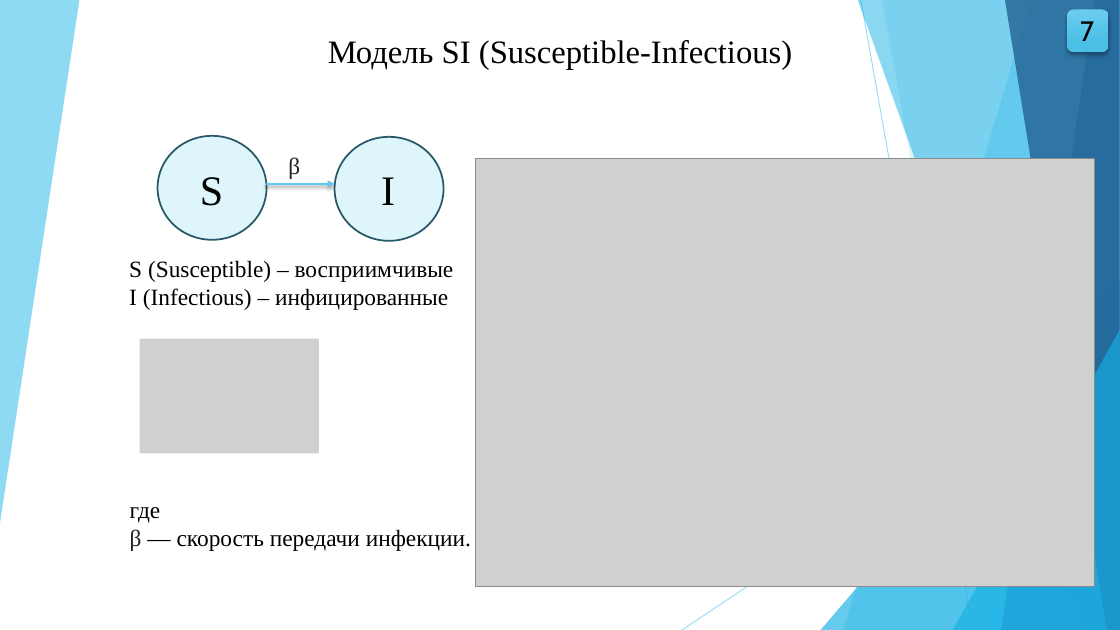
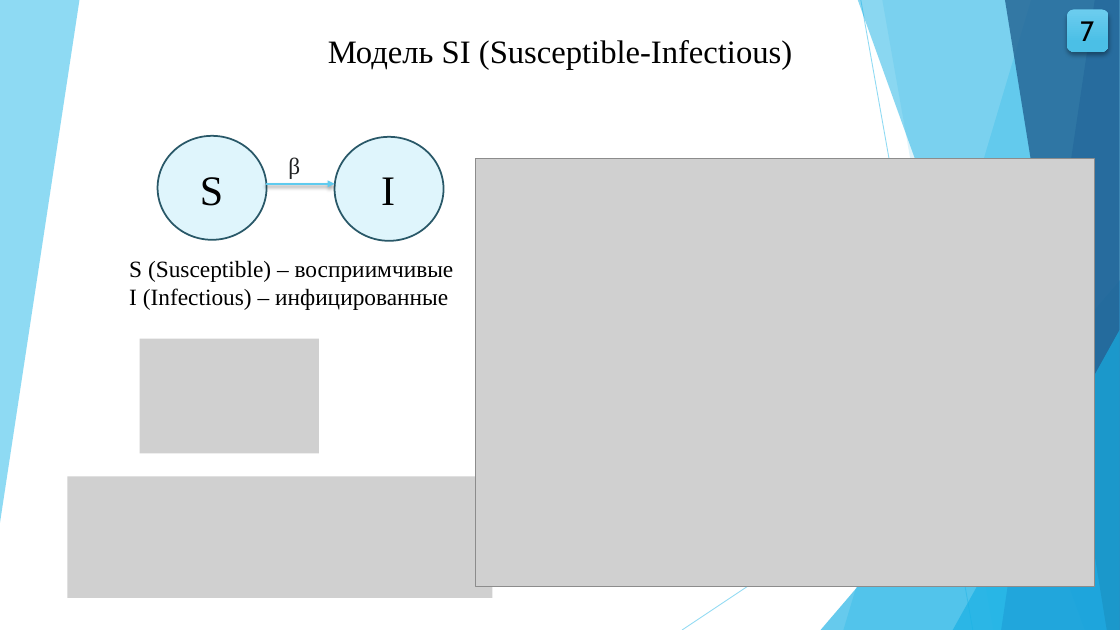
Before and after one commit to wolfufu/EpidemicModelsApp, a slide deck: slide 7 of VKR_Volkova_VMO41.pptx. Drawn at 1120x630 pixels with LibreOffice and Linux fonts; fonts in the diff are those of the drawing; grey boxes stand for pictures. Boxes give left, top, right and bottom in pixels: in the first picture for what was removed or moved away, otherwise in the second. Text is boxed around its words. In the diff, an @@ line names an element or a change of style, - is before the commit and + after.

```diff
--- a/VKR_Volkova_VMO41.pptx
+++ b/VKR_Volkova_VMO41.pptx
@@ picture added at [67,476,492,598] @@
@@ text removed at [130,507,471,551] @@
-где
-β — скорость передачи инфекции.
```
Also in this commit, not shown: 10 other slides changed, 5 other files.
